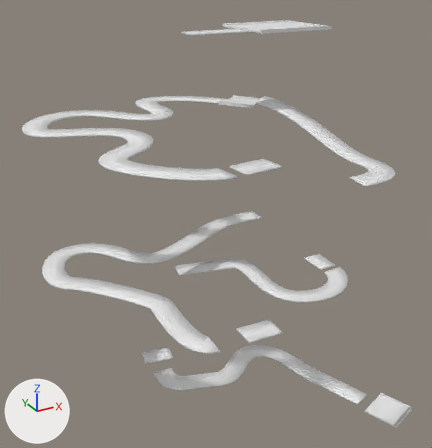
A saved change to the FBX model Void Runner/Assets/Levels/Checkpoints 5, 6, and End.fbx.
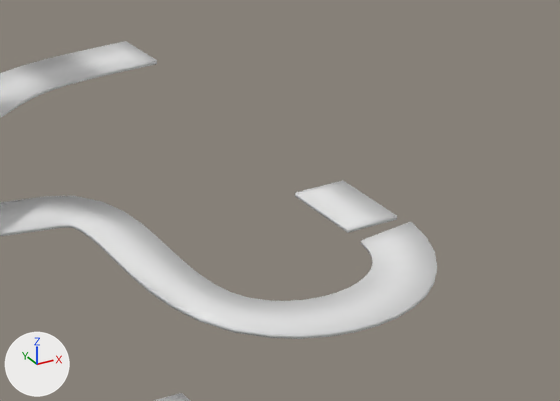
The first picture shows the older version from a camera (50 mm lens) standing at (-11.93, -15.58, 8.37) and looking at (-3.33, 0.05, 0.56). The close-ups show both versions on the part from 49% to 89% of the width and 44% to 72% of the height of that picture; other places that the commit changed are outside them. Arrows for +X, +Y and +Z are at lower left; the lights stay in place. Where no turn or scale is listed for an object, it has been applied to the vertices.

The first close-up shows 'Moving Track Tut. 3', 'Moving Track Tut. 4', 'Moving Track Tut. 5'.
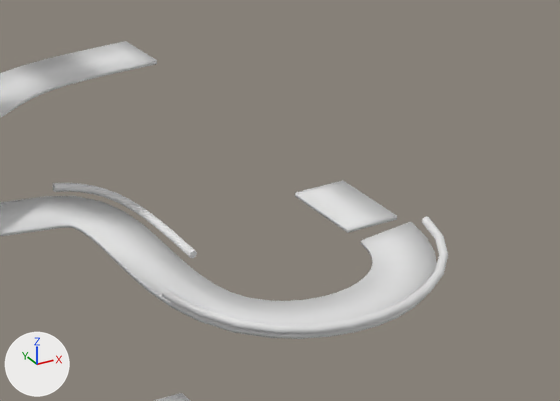
Where the newer file only moved an object's origin or applied its transform, the numbers keep the older frame.

Changed parts and their boxes [x1, y1, x2, y2] in the close-ups (560 x 401 px):
'Moving Rail 4', added
    after: [162, 216, 448, 334]
'Moving Rail 3', added
    after: [53, 183, 197, 258]

Edits to the bpy script that builds the scene:
```text
Add me_béziercurve_053:
    me_béziercurve_053.from_pydata(...)  # 156 vertices, 164 faces; spans x -0.55..0.21, y -1.0..0.91, z -0.14..0.13
Add me_béziercurve_054:
    me_béziercurve_054.from_pydata(...)  # 156 vertices, 164 faces; spans x -1.8..1.79, y 0.15..1.5, z -0.03..0.21
Add ob_moving_rail_3:
    ob_moving_rail_3 = bpy.data.objects.new('Moving Rail 3', me_béziercurve_053)
    ob_moving_rail_3.location = (-1.23, 0.97, -1.85)
Add ob_moving_rail_4:
    ob_moving_rail_4 = bpy.data.objects.new('Moving Rail 4', me_béziercurve_054)
    ob_moving_rail_4.location = (-0.06, -2.11, -2.08)
```
